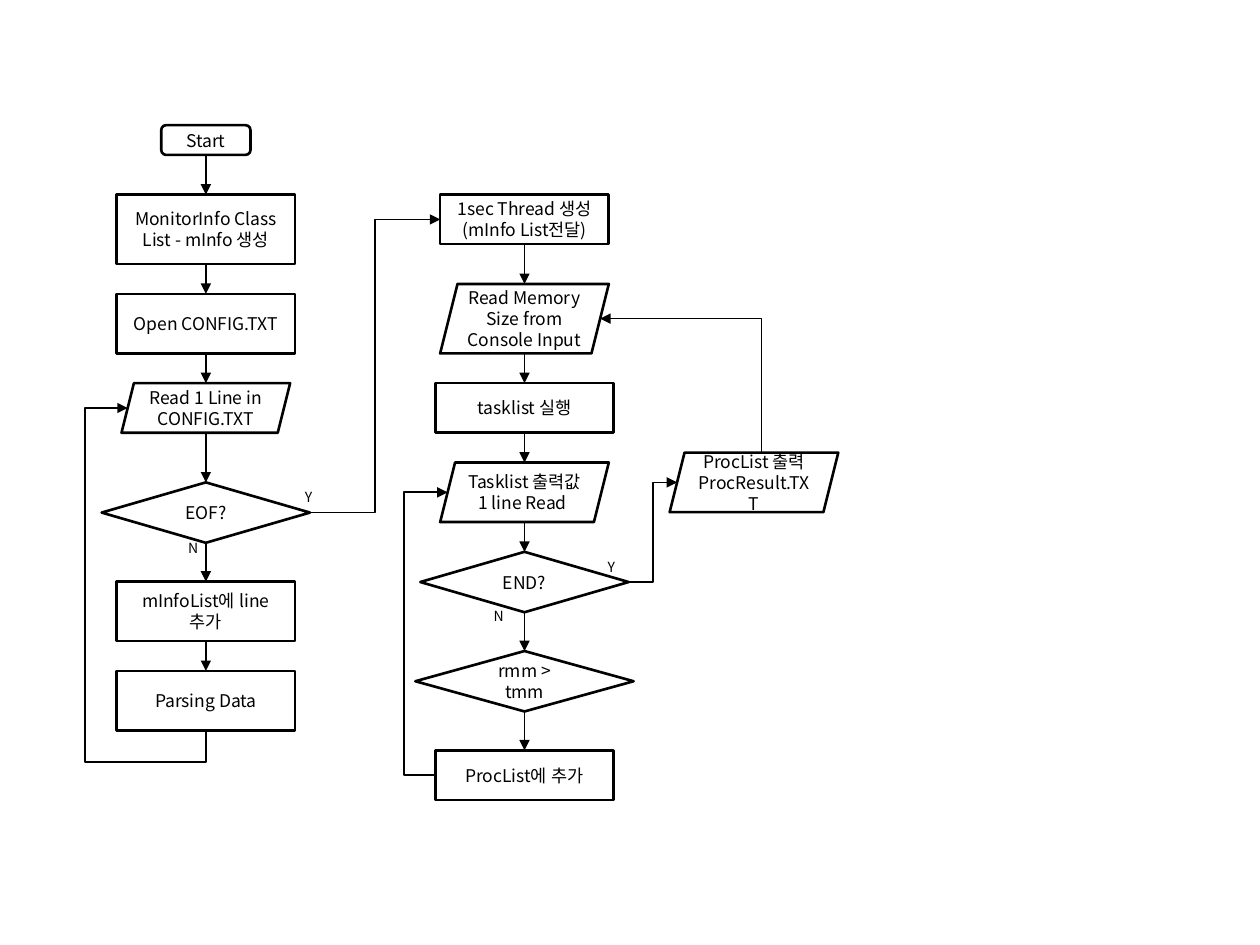
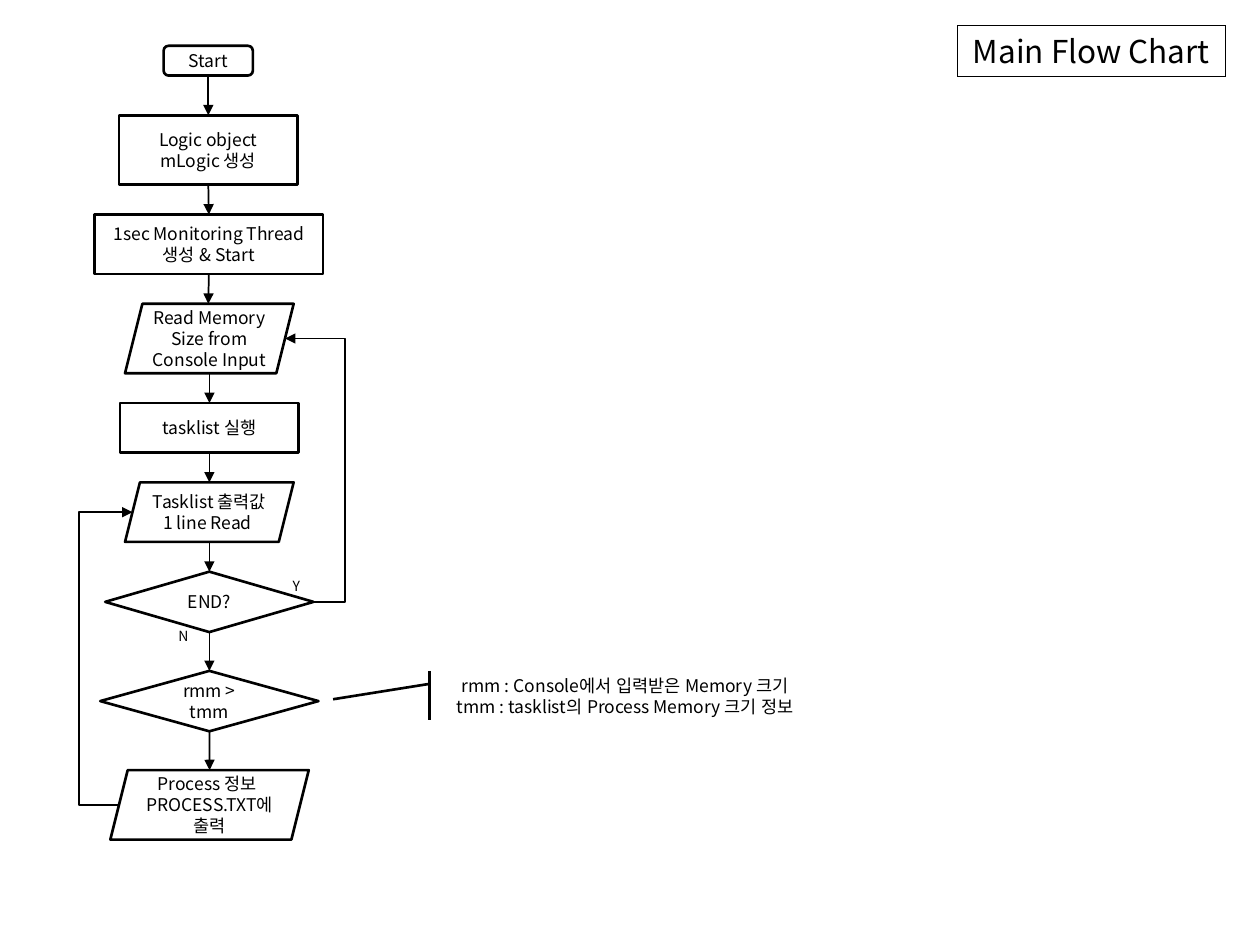
Before and after one commit to ambidext/CS_ConsoleGit, a slide deck: slide 2 of Monitoring/Flowchart.pptx. Drawn at 1260x945 pixels with LibreOffice and Linux fonts; fonts in the diff are those of the drawing. Boxes give left, top, right and bottom in pixels: in the first picture for what was removed or moved away, otherwise in the second. Text is boxed around its words. In the diff, an @@ line names an element or a change of style, - is before the commit and + after.

Commit message:
- Edit Some variable, function names - Add Class Diagram in PPT

```diff
--- a/Monitoring/Flowchart.pptx
+++ b/Monitoring/Flowchart.pptx
@@ rectangle added at <box>958,26,1226,77</box>, outline #000000 0.75 pt, 18 pt, text #000000 @@
+Main Flow Chart
@@ rectangle "Logic object mLogic 생성": place and size @@
-rectangle "Logic object mLogic 생성" at <box>117,195,296,265</box>
+rectangle "Logic object mLogic 생성" at <box>118,116,297,185</box>
@@ text in rectangle at <box>159,132,257,172</box>: text changed @@
-MonitorInfo Class List - mInfo 생성
+Logic object mLogic 생성
@@ 3 arrows, 1 rounded rectangle: place and size @@
-3 arrows, 1 rounded rectangle at <box>161,125,251,383</box>
+3 arrows, 1 rounded rectangle at <box>164,45,253,304</box>
@@ rectangle removed at <box>440,195,609,244</box> @@
-1sec Thread 생성
-(mInfo List전달)
@@ rectangle "1sec Monitoring Thread 생성 & ...": place and size @@
-rectangle "1sec Monitoring Thread 생성 & ..." at <box>117,294,296,353</box>
+rectangle "1sec Monitoring Thread 생성 & ..." at <box>94,214,323,273</box>
@@ text in rectangle at <box>113,226,305,263</box>: text changed @@
-Open CONFIG.TXT
+1sec Monitoring Thread 생성 & Start
@@ elbow arrow removed from (310, 513) to (440, 219) @@
@@ arrow removed from (524, 244) to (524, 284) @@
@@ elbow arrow removed from (761, 452) to (600, 319) @@
@@ elbow arrow moved from (629, 582) - (677, 483) to (314, 602) - (285, 339) @@
@@ parallelogram removed at <box>121,383,290,432</box> @@
-Read 1 Line in
-CONFIG.TXT
@@ elbow arrow removed from (205, 731) to (127, 408) @@
@@ arrow removed from (205, 433) to (205, 483) @@
@@ 5 arrows, 2 parallelograms, 2 diamonds, 2 texts, 1 rectangle: place and size @@
-5 arrows, 2 parallelograms, 2 diamonds, 2 texts, 1 rectangle at <box>416,284,634,750</box>
+5 arrows, 2 parallelograms, 2 diamonds, 2 texts, 1 rectangle at <box>101,304,319,770</box>
@@ parallelogram removed at <box>669,452,838,512</box> @@
-ProcList 출력
-ProcResult.TXT
@@ diamond removed at <box>102,483,310,543</box> @@
-EOF?
@@ text removed at <box>305,491,312,502</box> @@
-Y
@@ elbow arrow moved from (435, 775) - (447, 493) to (118, 805) - (132, 512) @@
@@ text removed at <box>188,539,198,553</box> @@
-N
@@ arrow removed from (205, 543) to (205, 582) @@
@@ rectangle removed at <box>117,582,296,641</box> @@
-mInfoList에 line 추가
@@ arrow removed from (205, 641) to (205, 670) @@
@@ rectangle removed at <box>117,670,296,730</box> @@
-Parsing Data
@@ accent callout added at <box>422,670,829,719</box>, outline #000000 1.5 pt, 10 pt, text #000000 @@
+rmm : Console에서 입력받은 Memory 크기
+tmm : tasklist의 Process Memory 크기 정보
@@ parallelogram added at <box>111,770,309,839</box>, outline #000000 1.5 pt, 10 pt, text #000000 @@
+Process 정보 PROCESS.TXT에 출력
@@ rectangle removed at <box>435,750,614,799</box> @@
-ProcList에 추가
```
Also in this commit, not shown: 2 other slides changed, 1 slide added, 1 other file.
